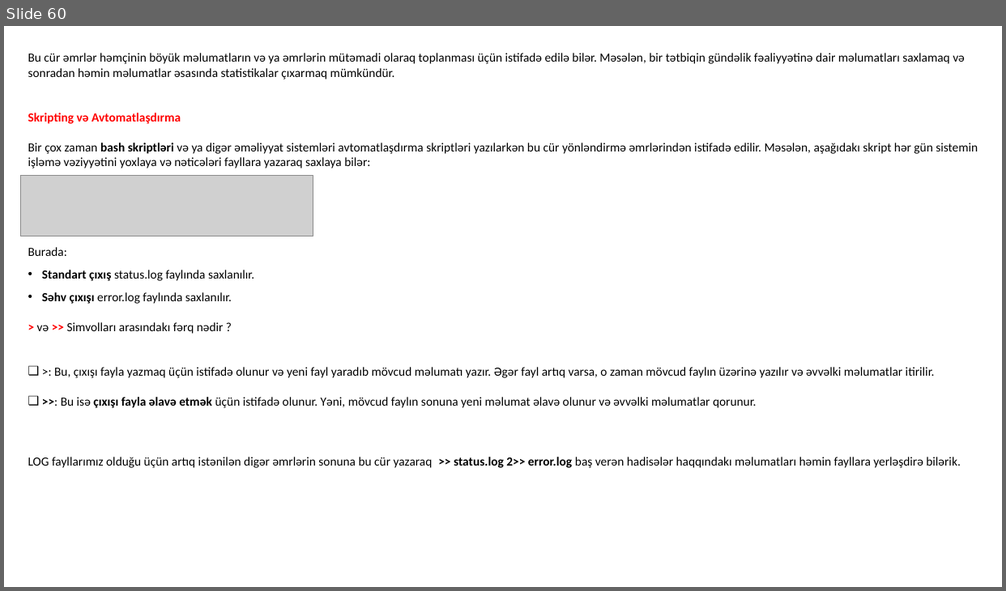
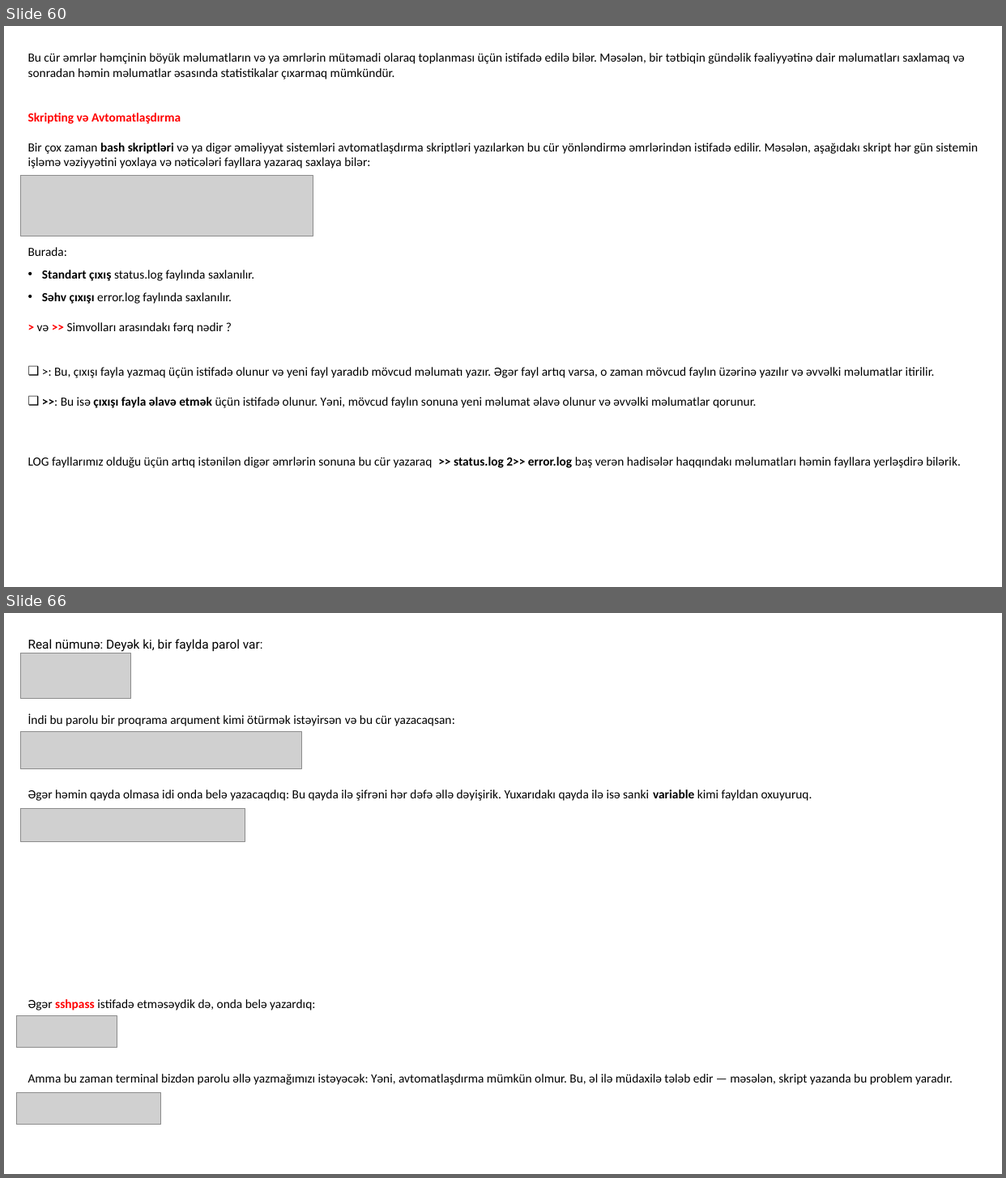
Before and after one commit to codeurient/DevOps, a slide deck: .lessons/1 operating systems/1 linux/1.pptx. Shown one above the other, each under a label of ours: slide 60 before the commit, slides 60 and 66 after it; the slides between them are not shown. The pictures are 1006x591 and 1006x1178 pixels, drawn with LibreOffice and Linux fonts; fonts in the diff are those of the drawing; grey boxes stand for pictures. Boxes give left, top, right and bottom in pixels: in the first picture for what was removed or moved away, otherwise in the second. Text is boxed around its words. In the diff, an @@ line names an element or a change of style, - is before the commit and + after.

```diff
--- a/.lessons/1 operating systems/1 linux/1.pptx
+++ b/.lessons/1 operating systems/1 linux/1.pptx
@@ slide 66 added at bbox=[4, 613, 1002, 1174], background #FFFFFF @@
@@ picture added at bbox=[20, 653, 130, 698] @@
@@ text added at bbox=[28, 639, 953, 1085], 12 pt, text #000000 @@
+Real nümunə: Deyək ki, bir faylda parol var:
+İndi bu parolu bir proqrama arqument kimi ötürmək istəyirsən və bu cür yazacaqsan:
+Əgər həmin qayda olmasa idi onda belə yazacaqdıq: Bu qayda ilə şifrəni hər dəfə əllə dəyişirik. Yuxarıdakı qayda ilə isə sanki variable kimi fayldan oxuyuruq.
+Əgər sshpass istifadə etməsəydik də, onda belə yazardıq:
+Amma bu zaman terminal bizdən parolu əllə yazmağımızı istəyəcək: Yəni, avtomatlaşdırma mümkün olmur. Bu, əl ilə müdaxilə tələb edir — məsələn, skript yazanda bu problem yaradır.
@@ picture added at bbox=[20, 732, 301, 769] @@
@@ picture added at bbox=[20, 808, 245, 842] @@
@@ picture added at bbox=[17, 1016, 117, 1048] @@
@@ picture added at bbox=[17, 1093, 161, 1125] @@
```
Also in this commit, not shown: 1 slide changed, 5 other slides added, 6 slides removed.
